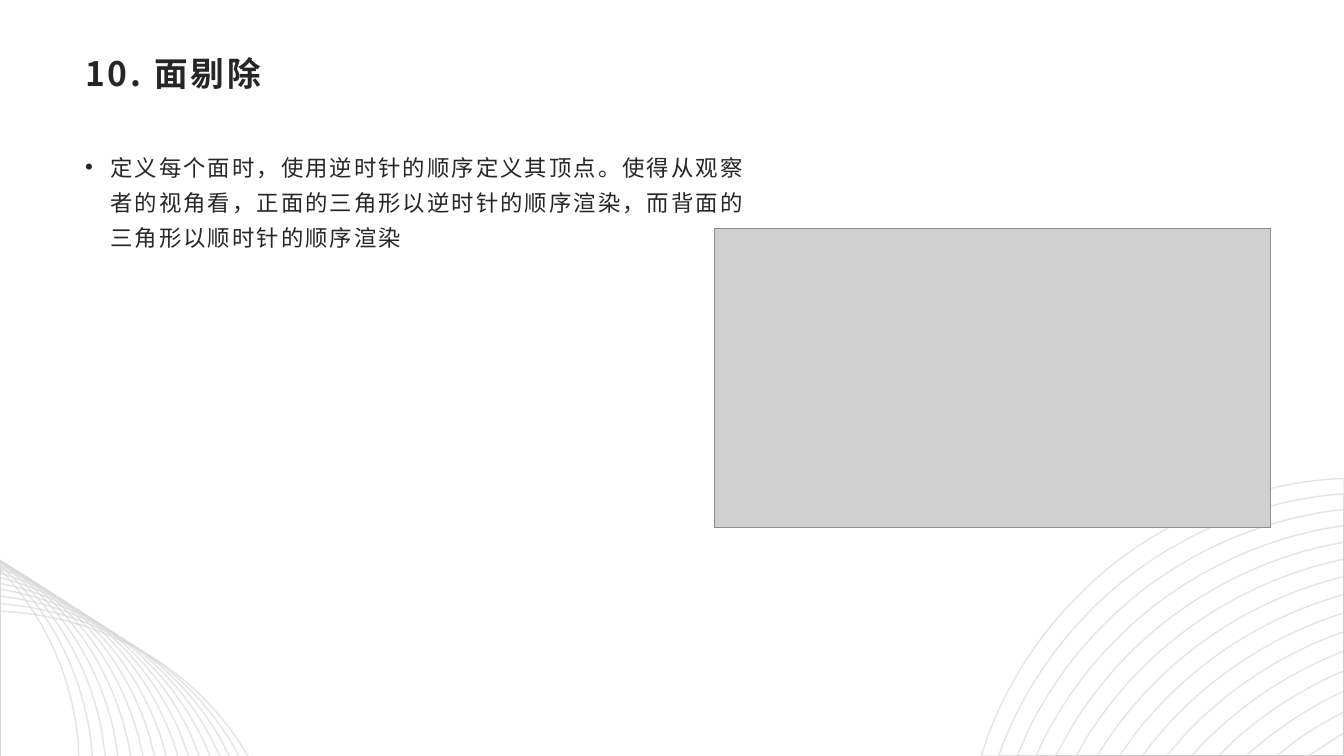
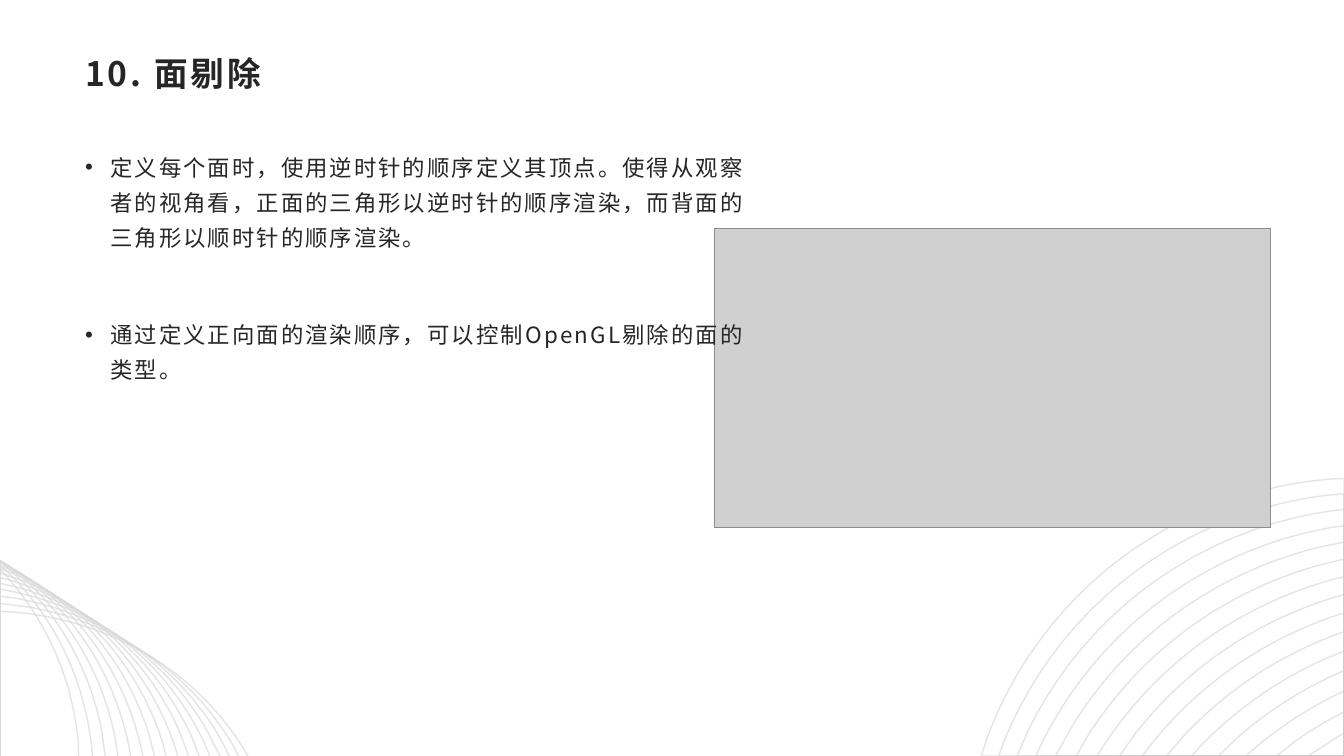
Before and after one commit to computer-graphic-2019/Group19, a slide deck: slide 25 of CG_final.pptx. Drawn at 1344x756 pixels with LibreOffice and Linux fonts; fonts in the diff are those of the drawing; grey boxes stand for pictures. Boxes give left, top, right and bottom in pixels: in the first picture for what was removed or moved away, otherwise in the second. Text is boxed around its words. In the diff, an @@ line names an element or a change of style, - is before the commit and + after.

```diff
--- a/CG_final.pptx
+++ b/CG_final.pptx
@@ text at (x1=110, y1=157, x2=742, y2=380): text changed @@
-• 定义每个面时，使用逆时针的顺序定义其顶点。使得从观察者的视角看，正面的三角形以逆时针的顺序渲染，而背面的三角形以顺时针的顺序渲染
+• 定义每个面时，使用逆时针的顺序定义其顶点。使得从观察者的视角看，正面的三角形以逆时针的顺序渲染，而背面的三角形以顺时针的顺序渲染。
+• 通过定义正向面的渲染顺序，可以控制OpenGL剔除的面的类型。
```
Also in this commit, not shown: 3 other slides changed.
